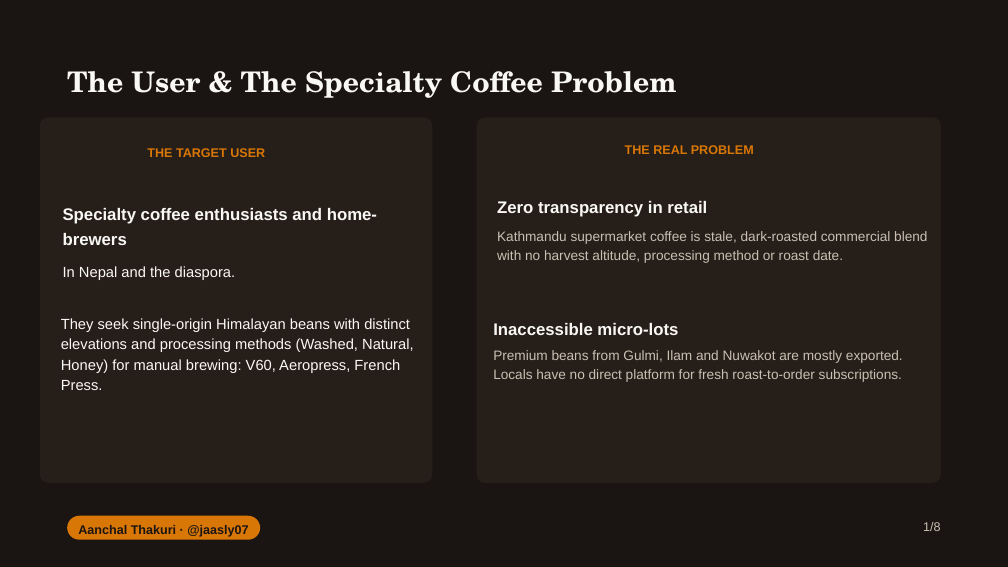
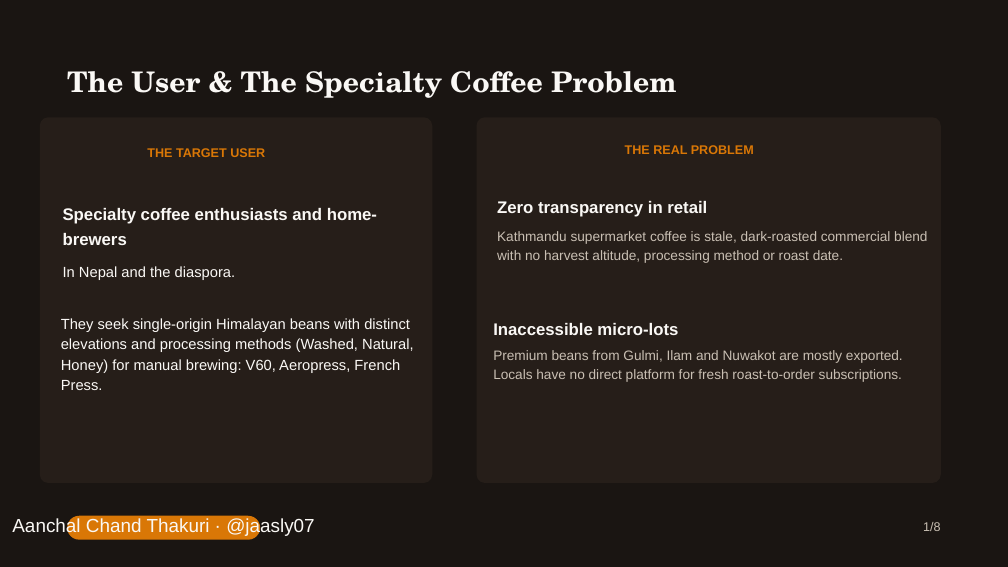
Before and after one commit to CapstoneDesign-Fall2026-UlsanCollege/team_2_capstone_design, a slide deck: slide 2 of docs/week-07/BrewMellow_Midterm_Presentation.pptx. Drawn at 1008x567 pixels with LibreOffice and Linux fonts; fonts in the diff are those of the drawing. Boxes give left, top, right and bottom in pixels: in the first picture for what was removed or moved away, otherwise in the second. Text is boxed around its words. In the diff, an @@ line names an element or a change of style, - is before the commit and + after.

```diff
--- a/docs/week-07/BrewMellow_Midterm_Presentation.pptx
+++ b/docs/week-07/BrewMellow_Midterm_Presentation.pptx
@@ text in freeform shape at bbox=[12, 518, 314, 537]: text changed; size 12 to 18 pt; text colour #1A1512 to #FAF8F5; bold off @@
-Aanchal Thakuri · @jaasly07
+Aanchal Chand Thakuri · @jaasly07
```
Also in this commit, not shown: 2 other slides changed, 15 other files.
